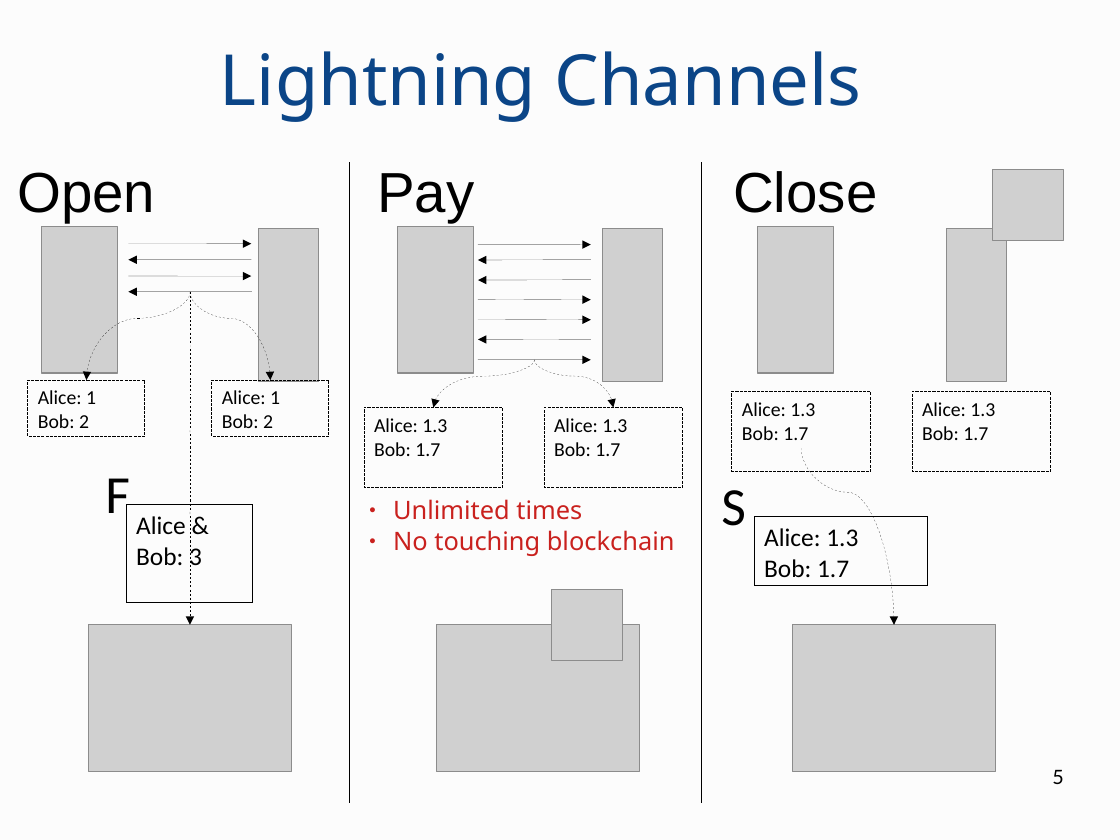
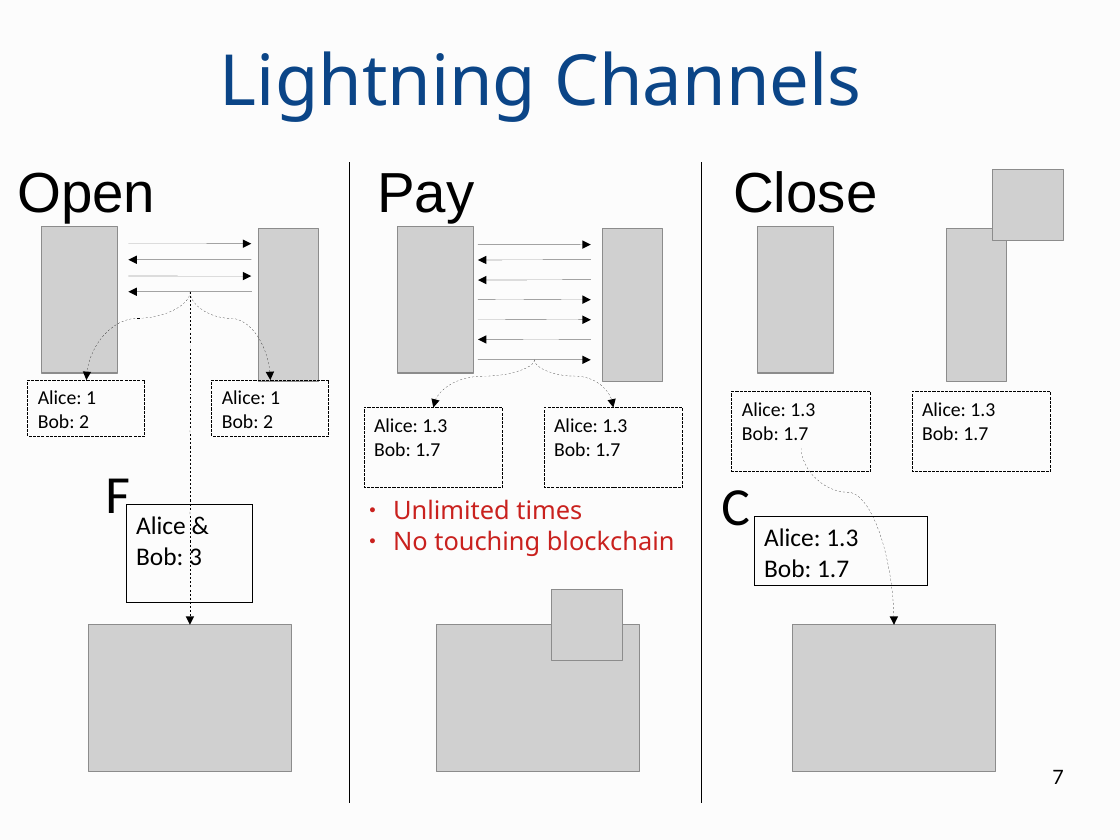
Before and after one commit to OrfeasLitos/PaymentChannels, a slide deck: slide 7 of paper-slides/presentation.odp (slide 5 before the commit). Drawn at 1120x840 pixels with LibreOffice and Linux fonts; fonts in the diff are those of the drawing; grey boxes stand for pictures. Boxes give left, top, right and bottom in pixels: in the first picture for what was removed or moved away, otherwise in the second. Text is boxed around its words. In the diff, an @@ line names an element or a change of style, - is before the commit and + after.

Commit message:
Shorten presentation to 5', fix typos

```diff
--- a/paper-slides/presentation.odp
+++ b/paper-slides/presentation.odp
@@ text at bbox=[721, 490, 750, 526]: text changed @@
-S
+C
@@ page number at bbox=[1052, 770, 1063, 784]: text changed @@
-5
+7
```
Also in this commit, not shown: 2 other slides changed, 3 slides added, 1 slide removed, 1 other file.
